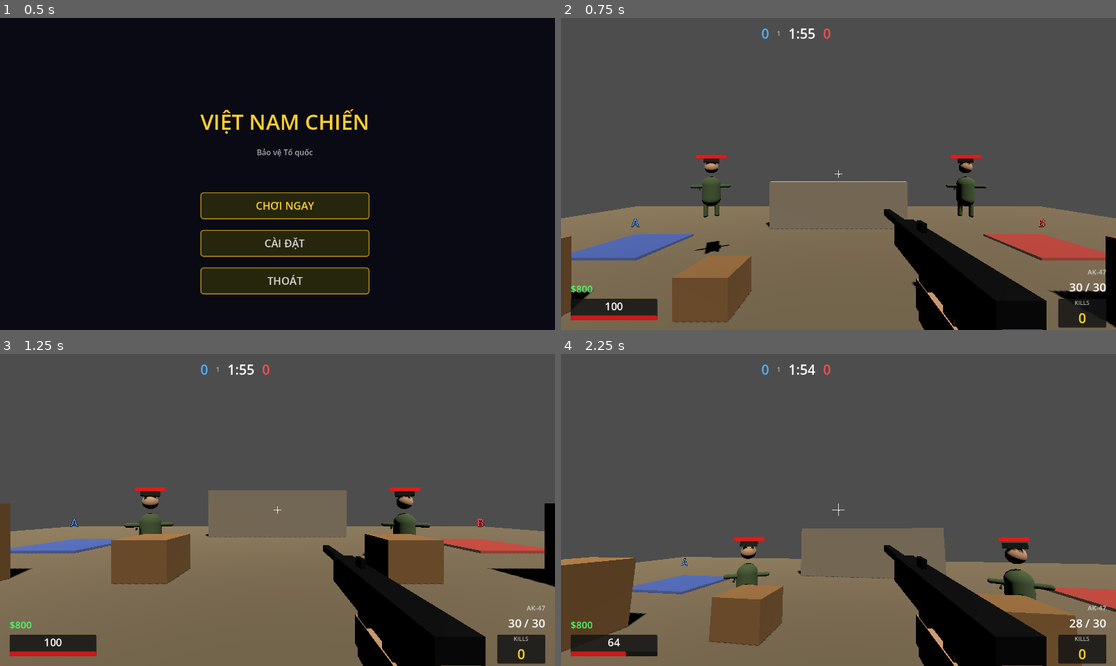
Above: before the commit, frames 1-4 (two rows, left to right).
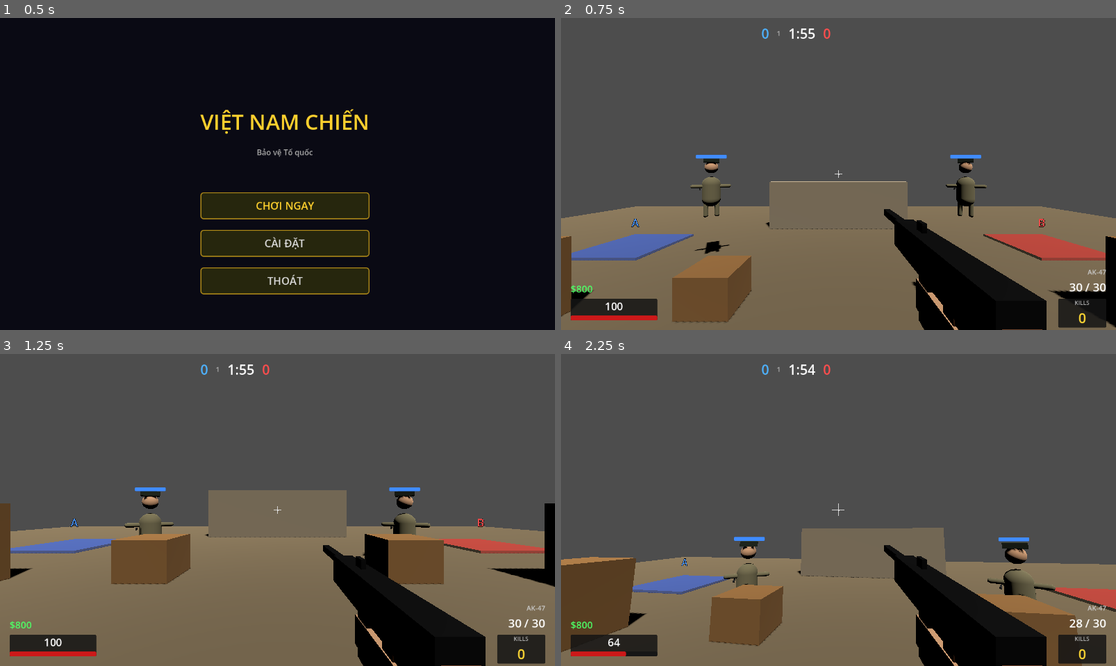
Above: after the commit, the same moments.

Repository: DamThuanHung/vietnamchien
Game: Godot game, scene res://scenes/main_menu.tscn
Same seed, same stepped clock (60 frames per second), same inputs: the game is played once before the commit and once after it.
Inputs (mouse positions are in pixels of both pictures, inside the frame that each line leads up to):
- Up to frame 1 (0.5 s): no input
- Up to frame 2 (0.75 s): click "CHƠI NGAY" at 0.5 s
- Up to frame 3 (1.25 s): no input
- Up to frame 4 (2.25 s): tap Enter at 1.25 s; move the mouse to (866, 510) at 1.27 s; press the mouse at (866, 510) at 1.28 s; tap Space (jump) at 1.52 s; move the mouse to (810, 510) at 2.02 s; release the mouse at (810, 510) at 2.03 s; click (810, 510) at 2.1 s

Frame 1 is identical in both runs. In frame 2, 0.7% of the frame differs, in the area x 23-77%, y 43-64%; in frame 3, 0.6%; in frame 4, 0.8%, in the area x 29-90%, y 58-79%.

Commit message:
feat: phân phe theo map — 2 phe (Bộ đội Cụ Hồ vs Lính Mỹ/Pháp)
Quyết định 01/05: bỏ thiết kế 3 phe trong 1 trận (vi phạm lịch sử + không hợp CS:GO).
Mỗi map có 1 phe địch xác định qua @export phe_dich.

- tran_dau.gd: autoload mới giữ thông tin trận (phe_dich, tên đội, màu)
- game_manager.gd: thêm @export phe_dich, gọi TranDau.set_tran khi map load
- enemy.gd: bỏ random 3 phe, đọc tên/màu/thanh máu từ TranDau
- gun.gd: kill feed dùng ten_hien_thi của enemy
- hud.gd: bảng điểm 2 cột to (BỘ ĐỘI CỤ HỒ vs LÍNH MỸ/PHÁP), bảng kết quả + thông báo thắng hiệp dùng tên đội động
- hud.tscn: đổi text mặc định Header A/B
- hoa_lo.tscn: phe_dich = "phap"
- map_test mặc định "my"
- project.godot: đăng ký autoload TranDau
- docs/GDD.md, DECISION_LOG.md: ghi quyết định và thiết kế mới

Co-Authored-By: Claude Opus 4.7 (1M context) <noreply@anthropic.com>

Diff:
--- a/maps/hoa_lo.tscn
+++ b/maps/hoa_lo.tscn
@@ -113,6 +113,7 @@
 
 [node name="HoaLo" type="Node3D"]
 script = ExtResource("4")
+phe_dich = "phap"
 
 [node name="San" type="StaticBody3D" parent="."]
 [node name="CollisionShape3D" type="CollisionShape3D" parent="San"]
--- a/project.godot
+++ b/project.godot
@@ -18,6 +18,7 @@
 [autoload]
 
 CauHinh="*res://scripts/cau_hinh.gd"
+TranDau="*res://scripts/tran_dau.gd"
 
 [input]
 
--- a/scenes/hud.tscn
+++ b/scenes/hud.tscn
@@ -462,10 +462,10 @@
 
 [node name="HeaderA" type="Label" parent="BangDiem/VBox/HBoxCot/ColDoiA"]
 layout_mode = 2
-text = "ĐỘI A — VIỆT NAM"
+text = "🇻🇳  BỘ ĐỘI CỤ HỒ"
 horizontal_alignment = 1
 theme_override_font_sizes/font_size = 18
-theme_override_colors/font_color = Color(0.3, 0.7, 1.0, 1)
+theme_override_colors/font_color = Color(0.95, 0.3, 0.3, 1)
 
 [node name="CotTieuDeA" type="HBoxContainer" parent="BangDiem/VBox/HBoxCot/ColDoiA"]
 layout_mode = 2
@@ -518,10 +518,10 @@
 
 [node name="HeaderB" type="Label" parent="BangDiem/VBox/HBoxCot/ColDoiB"]
 layout_mode = 2
-text = "ĐỘI B — ĐỊCH"
+text = "ĐỊCH"
 horizontal_alignment = 1
 theme_override_font_sizes/font_size = 18
-theme_override_colors/font_color = Color(1, 0.3, 0.3, 1)
+theme_override_colors/font_color = Color(0.85, 0.85, 0.85, 1)
 
 [node name="DuongKeB" type="HSeparator" parent="BangDiem/VBox/HBoxCot/ColDoiB"]
 layout_mode = 2
--- a/scripts/enemy.gd
+++ b/scripts/enemy.gd
@@ -16,6 +16,9 @@
 var vi_tri_tuan_tra: Vector3
 var dang_tuan_tra = false
 
+var ten_hien_thi: String = "Địch"
+var so_thu_tu: int = 0
+
 enum TrangThai { DUNG_YEN, TUAN_TRA, TRUY_DUOI, TAN_CONG }
 var trang_thai = TrangThai.TUAN_TRA
 
@@ -24,11 +27,36 @@
 
 func _ready():
 	add_to_group("dich")
+	_dat_ten_va_mau()
 	nguoi_choi = get_tree().get_first_node_in_group("nguoi_choi")
 	vi_tri_xuat_phat = global_position
 	vi_tri_tuan_tra = _chon_diem_tuan_tra()
 	await get_tree().create_timer(randf_range(0.5, 2.0)).timeout
 	_cap_nhat_tuan_tra()
+
+func _dat_ten_va_mau():
+	var info = TranDau.thong_tin_dich()
+	# Số thứ tự duy nhất trong nhóm "dich"
+	so_thu_tu = get_tree().get_nodes_in_group("dich").size()
+	ten_hien_thi = "%s %d" % [info["ten_ca_nhan"], so_thu_tu]
+
+	# Đổi màu thân theo phe địch
+	for ten_node in ["ThanNguoi", "TayTrai", "TayPhai", "ChanTrai", "ChanPhai"]:
+		var node = get_node_or_null(ten_node)
+		if node:
+			var vat_lieu = StandardMaterial3D.new()
+			vat_lieu.albedo_color = info["mau_than"]
+			node.set_surface_override_material(0, vat_lieu)
+
+	# Đổi màu thanh máu world-space theo phe địch
+	if thanh_mau_dich:
+		var style = StyleBoxFlat.new()
+		style.bg_color = info["mau_thanh_mau"]
+		style.corner_radius_top_left = 2
+		style.corner_radius_top_right = 2
+		style.corner_radius_bottom_right = 2
+		style.corner_radius_bottom_left = 2
+		thanh_mau_dich.add_theme_stylebox_override("fill", style)
 
 func _physics_process(delta):
 	if not dang_song:
--- a/scripts/game_manager.gd
+++ b/scripts/game_manager.gd
@@ -1,6 +1,12 @@
 extends Node
 
+# Phe địch của map này — set qua Inspector cho từng map
+# Hợp lệ: "my", "phap"
+@export var phe_dich: String = "my"
+
 func _ready():
+	TranDau.set_tran(phe_dich)
+
 	var round_mgr = get_node_or_null("RoundManager")
 	var player = get_node_or_null("Player")
 	if round_mgr == null or player == null:
@@ -12,9 +18,10 @@
 
 	round_mgr.cap_nhat_thoi_gian.connect(hud.cap_nhat_thoi_gian)
 	round_mgr.on_ket_thuc_hieu_p.connect(func(thang):
-		var noi_dung = "ĐỘI %s THẮNG HIỆP!" % thang
-		var mau = Color(0.3, 0.7, 1.0) if thang == "A" else Color(1.0, 0.3, 0.3)
-		hud.hien_thong_bao(noi_dung, mau)
+		var info_dich = TranDau.thong_tin_dich()
+		var ten_doi = TranDau.TEN_DOI_A if thang == "A" else info_dich["ten_doi"]
+		var mau = TranDau.MAU_DOI_A if thang == "A" else info_dich["mau_doi"]
+		hud.hien_thong_bao(ten_doi + " THẮNG HIỆP!", mau)
 		hud.cap_nhat_diem(round_mgr.diem_doi_a, round_mgr.diem_doi_b, round_mgr.hieu_p_hien_tai)
 	)
 	round_mgr.hieu_p_moi.connect(func():
--- a/scripts/gun.gd
+++ b/scripts/gun.gd
@@ -144,7 +144,10 @@
 			ket_qua.collider.nhan_sat_thuong(sat_thuong)
 			if ket_qua.collider.get("dang_song") == false:
 				if hud:
-					hud.them_kill(ket_qua.collider.name, loai_sung)
+					var ten_dich = ket_qua.collider.get("ten_hien_thi")
+					if ten_dich == null or ten_dich == "":
+						ten_dich = ket_qua.collider.name
+					hud.them_kill(ten_dich, loai_sung)
 		tao_hieu_ung_trung_dan(ket_qua.position, ket_qua.normal)
 
 	await get_tree().create_timer(toc_do_ban).timeout
--- a/scripts/hud.gd
+++ b/scripts/hud.gd
@@ -44,6 +44,8 @@
 @onready var nhan_fps = $NhanFps
 @onready var bang_diem = $BangDiem
 @onready var ty_tan_label = $BangDiem/VBox/TyTan
+@onready var header_a = $BangDiem/VBox/HBoxCot/ColDoiA/HeaderA
+@onready var header_b = $BangDiem/VBox/HBoxCot/ColDoiB/HeaderB
 @onready var danh_sach_a = $BangDiem/VBox/HBoxCot/ColDoiA/DanhSachA
 @onready var danh_sach_b = $BangDiem/VBox/HBoxCot/ColDoiB/DanhSachB
 @onready var duong_ke_ket_qua = $BangDiem/VBox/DuongKeKetQua
@@ -232,11 +234,12 @@
 	dong_dem_nguoc.visible = true
 	nut_ve_menu.visible = true
 
+	var info_dich = TranDau.thong_tin_dich()
 	if doi_thang == "A":
-		tieu_de_ket_qua.text = "🎉  ĐỘI A — VIỆT NAM CHIẾN THẮNG  🎉"
+		tieu_de_ket_qua.text = "🎉  %s CHIẾN THẮNG  🎉" % TranDau.TEN_DOI_A
 		tieu_de_ket_qua.add_theme_color_override("font_color", Color(0.3, 1.0, 0.4, 1))
 	else:
-		tieu_de_ket_qua.text = "ĐỘI B THẮNG"
+		tieu_de_ket_qua.text = "%s THẮNG" % info_dich["ten_doi"]
 		tieu_de_ket_qua.add_theme_color_override("font_color", Color(1.0, 0.3, 0.3, 1))
 
 	# Thả chuột để bấm nút
@@ -260,9 +263,17 @@
 	get_tree().change_scene_to_file("res://scenes/main_menu.tscn")
 
 func _ve_bang_diem():
-	# Cập nhật dòng tỷ số
-	ty_tan_label.text = "ĐỘI A  %d  :  %d  ĐỘI B    |    Hiệp %d / 15" % [
-		diem_a_hien, diem_b_hien, hieu_p_hien
+	var info_dich = TranDau.thong_tin_dich()
+
+	# Header 2 cột — đổi theo phe địch của map
+	header_a.text = "🇻🇳  " + TranDau.TEN_DOI_A
+	header_a.add_theme_color_override("font_color", TranDau.MAU_DOI_A)
+	header_b.text = info_dich["ten_doi"]
+	header_b.add_theme_color_override("font_color", info_dich["mau_doi"])
+
+	# Cập nhật dòng tỷ số dùng tên đội đẹp
+	ty_tan_label.text = "%s  %d  :  %d  %s    |    Hiệp %d / 15" % [
+		TranDau.TEN_DOI_A, diem_a_hien, diem_b_hien, info_dich["ten_doi"], hieu_p_hien
 	]
 
 	# Xóa các hàng cũ
@@ -276,17 +287,21 @@
 	var player = get_parent()
 	if player and player.has_node("Economy"):
 		tien_player = player.get_node("Economy").tien
-	danh_sach_a.add_child(_tao_hang_doi_a("Bạn", so_kill, so_chet, tien_player))
-
-	# Đội B: tổng quân địch (vì là bot, gộp thành 1 hàng)
+	danh_sach_a.add_child(_tao_hang_nguoi_choi("Bạn", so_kill, so_chet, tien_player))
+
+	# Đội B: tổng quân địch (1 hàng) + thống kê còn sống / đã hạ
 	var dich_con_song = get_tree().get_nodes_in_group("dich").size()
-	var dich_da_chet = so_kill  # số địch player đã hạ
-	var tong_dich = dich_con_song + dich_da_chet
+	var tong_dich = dich_con_song + so_kill
 	if tong_dich > tong_dich_lon_nhat:
 		tong_dich_lon_nhat = tong_dich
-	danh_sach_b.add_child(_tao_hang_doi_b(dich_con_song, tong_dich_lon_nhat))
-
-func _tao_hang_doi_a(ten: String, so_ha: int, so_lan_chet: int, tien: int) -> HBoxContainer:
+	danh_sach_b.add_child(_tao_hang_dich(
+		info_dich["ten_ca_nhan"] + " (bot)",
+		dich_con_song,
+		tong_dich_lon_nhat,
+		info_dich["mau_doi"]
+	))
+
+func _tao_hang_nguoi_choi(ten: String, so_ha: int, so_lan_chet: int, tien: int) -> HBoxContainer:
 	var hang = HBoxContainer.new()
 
 	var n_ten = Label.new()
@@ -322,14 +337,14 @@
 
 	return hang
 
-func _tao_hang_doi_b(con_song: int, tong: int) -> VBoxContainer:
+func _tao_hang_dich(ten: String, con_song: int, tong: int, mau: Color) -> VBoxContainer:
 	var hop = VBoxContainer.new()
 
-	var n_dong_chinh = Label.new()
-	n_dong_chinh.text = "Quân địch (bot)"
-	n_dong_chinh.add_theme_font_size_override("font_size", 16)
-	n_dong_chinh.add_theme_color_override("font_color", Color(1, 1, 1, 1))
-	hop.add_child(n_dong_chinh)
+	var n_ten = Label.new()
+	n_ten.text = ten
+	n_ten.add_theme_font_size_override("font_size", 16)
+	n_ten.add_theme_color_override("font_color", mau)
+	hop.add_child(n_ten)
 
 	var n_thong_ke = Label.new()
 	n_thong_ke.text = "Còn sống: %d / %d  •  Đã hạ: %d" % [con_song, tong, tong - con_song]
--- /dev/null
+++ b/scripts/tran_dau.gd
@@ -0,0 +1,40 @@
+extends Node
+
+# Singleton lưu thông tin trận hiện tại: phe địch, tên đội, màu.
+# Mỗi map gọi set_tran(phe_dich) ở _ready.
+# Đăng ký autoload "TranDau" trong project.godot.
+
+const PHE_HOP_LE = ["my", "phap"]
+
+const THONG_TIN_PHE = {
+	"my": {
+		"ten_doi": "LÍNH MỸ",
+		"ten_ca_nhan": "Lính Mỹ",
+		"mau_doi": Color(0.25, 0.55, 1.0),
+		"mau_than": Color(0.45, 0.42, 0.30),
+		"mau_thanh_mau": Color(0.25, 0.55, 1.0),
+	},
+	"phap": {
+		"ten_doi": "LÍNH PHÁP",
+		"ten_ca_nhan": "Lính Pháp",
+		"mau_doi": Color(0.3, 0.75, 0.35),
+		"mau_than": Color(0.20, 0.25, 0.40),
+		"mau_thanh_mau": Color(0.3, 0.75, 0.35),
+	},
+}
+
+# Phe người chơi (đội A) — luôn cố định
+const TEN_DOI_A = "BỘ ĐỘI CỤ HỒ"
+const MAU_DOI_A = Color(0.95, 0.3, 0.3)
+
+var phe_dich: String = "my"
+
+func set_tran(phe: String):
+	if phe in PHE_HOP_LE:
+		phe_dich = phe
+	else:
+		push_warning("Phe không hợp lệ: %s — giữ mặc định 'my'" % phe)
+		phe_dich = "my"
+
+func thong_tin_dich() -> Dictionary:
+	return THONG_TIN_PHE[phe_dich]
Not shown, changed: docs/BACKLOG.md
Not shown, changed: docs/DECISION_LOG.md
Not shown, changed: docs/GDD.md
Not shown, changed: docs/STATE.md
